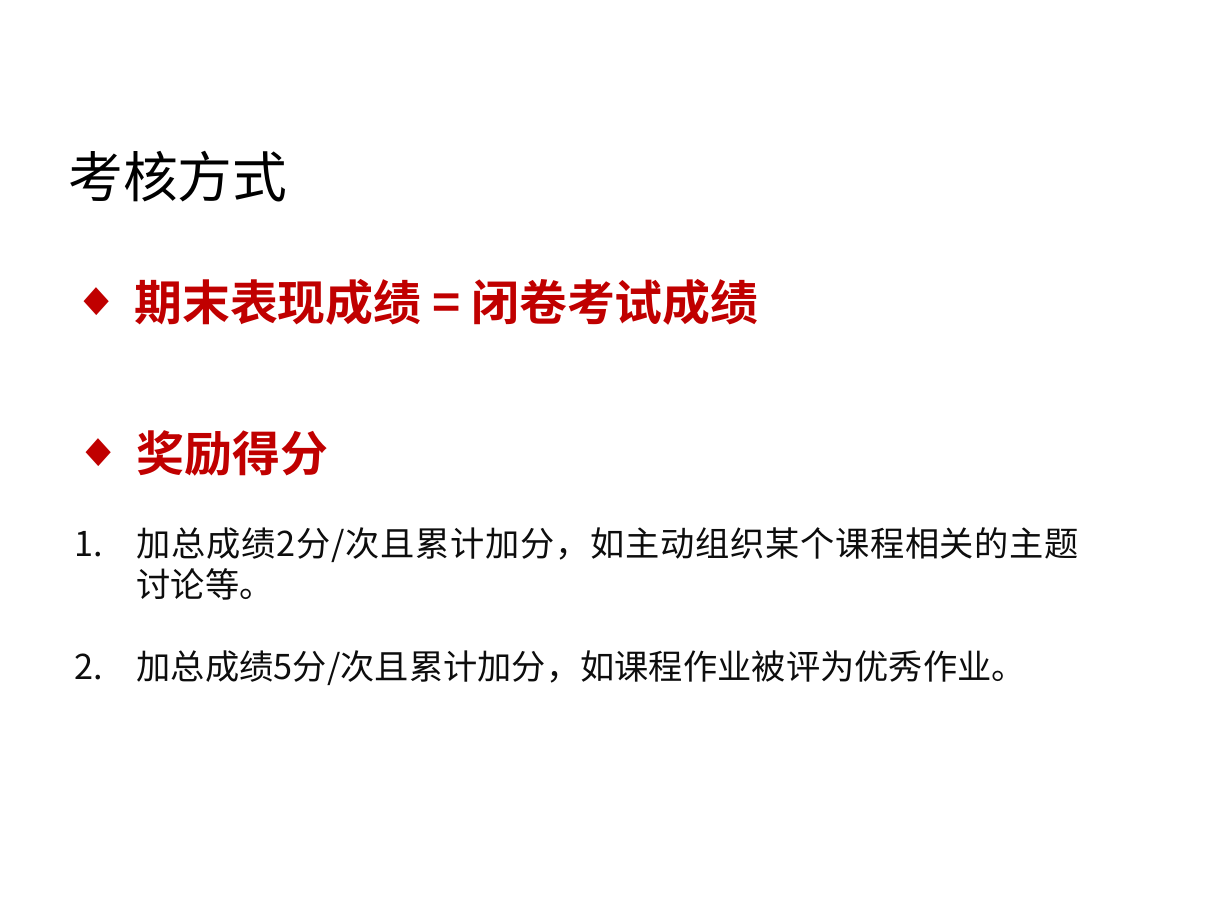
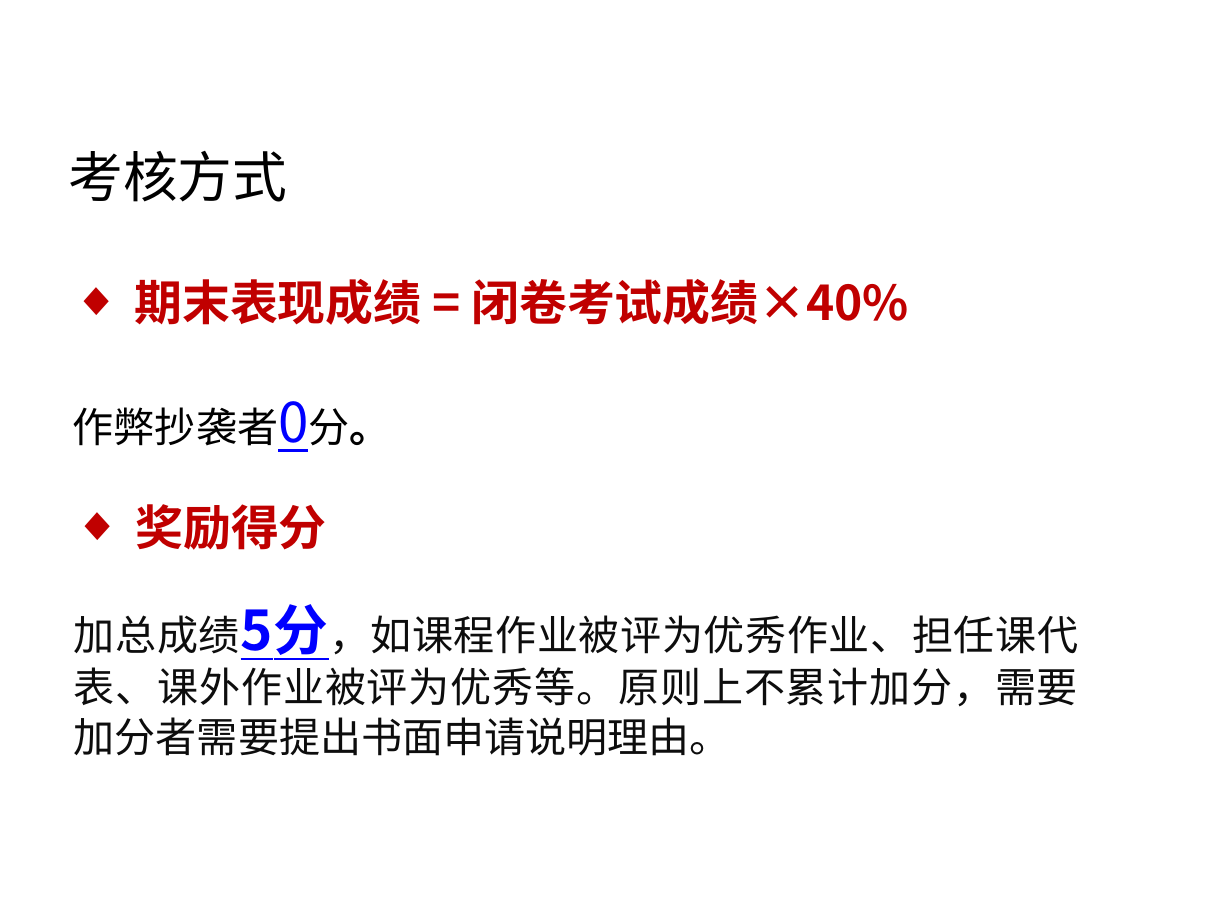
Before and after one commit to rshouc/Advanced-Programming-2018-Autumn, a slide deck: slide 16 of Slides/0 课程概况.pptx (slide 15 before the commit). Drawn at 1232x924 pixels with LibreOffice and Linux fonts; fonts in the diff are those of the drawing; background and template pictures are left out. Boxes give left, top, right and bottom in pixels: in the first picture for what was removed or moved away, otherwise in the second. Text is boxed around its words. In the diff, an @@ line names an element or a change of style, - is before the commit and + after.

```diff
--- a/Slides/0 课程概况.pptx
+++ b/Slides/0 课程概况.pptx
@@ text at (x1=73, y1=279, x2=908, y2=446): text changed @@
-◆ 期末表现成绩 = 闭卷考试成绩
+◆ 期末表现成绩 = 闭卷考试成绩×40%
+作弊抄袭者0分。
@@ text "奖励得分" moved from (x1=137, y1=430, x2=1080, y2=685) to (x1=74, y1=504, x2=1078, y2=756) @@
@@ text at (x1=74, y1=604, x2=1078, y2=756): text changed; size 20 to 24 pt @@
-1. 加总成绩2分/次且累计加分，如主动组织某个课程相关的主题讨论等。
-2. 加总成绩5分/次且累计加分，如课程作业被评为优秀作业。
+加总成绩5分，如课程作业被评为优秀作业、担任课代表、课外作业被评为优秀等。原则上不累计加分，需要加分者需要提出书面申请说明理由。
```
Also in this commit, not shown: 4 other slides changed, 1 slide added, 4 other files.
